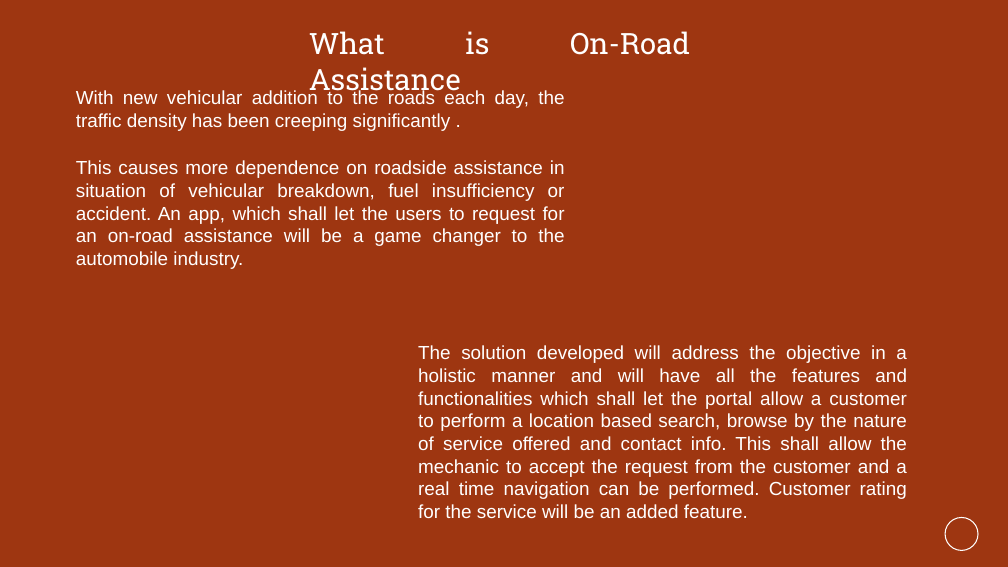
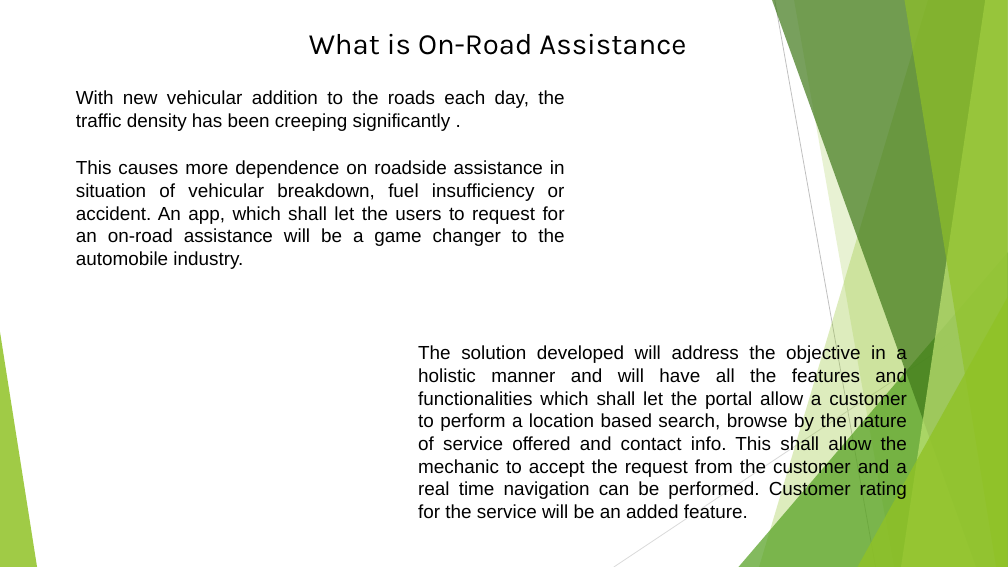
Before and after one commit to sameer-59/on-road, a slide deck: slide 2 of On Road PPT.pptx. Drawn at 1008x567 pixels with LibreOffice and Linux fonts; fonts in the diff are those of the drawing; background and template pictures are left out. Boxes give left, top, right and bottom in pixels: in the first picture for what was removed or moved away, otherwise in the second. Text is boxed around its words. In the diff, an @@ line names an element or a change of style, - is before the commit and + after.

```diff
--- a/On Road PPT.pptx
+++ b/On Road PPT.pptx
@@ background #9E3611 to #FFFFFF @@
@@ text "What is On-Road Assistance" at [309, 34, 686, 55]: font Roboto Slab to Karla, text colour #FFFFFF to #000000 @@
@@ group added at [0, 0, 1008, 567]: 5 freeform shapes, 3 triangles, 2 lines @@
@@ text colour #FFFFFF to #000000 in 3 elements at [76, 90, 564, 131], [76, 160, 565, 269], [418, 345, 907, 519] @@
@@ ellipse removed at [945, 517, 979, 551] @@
```
Also in this commit, not shown: 2 other slides changed, 1 slide added.
